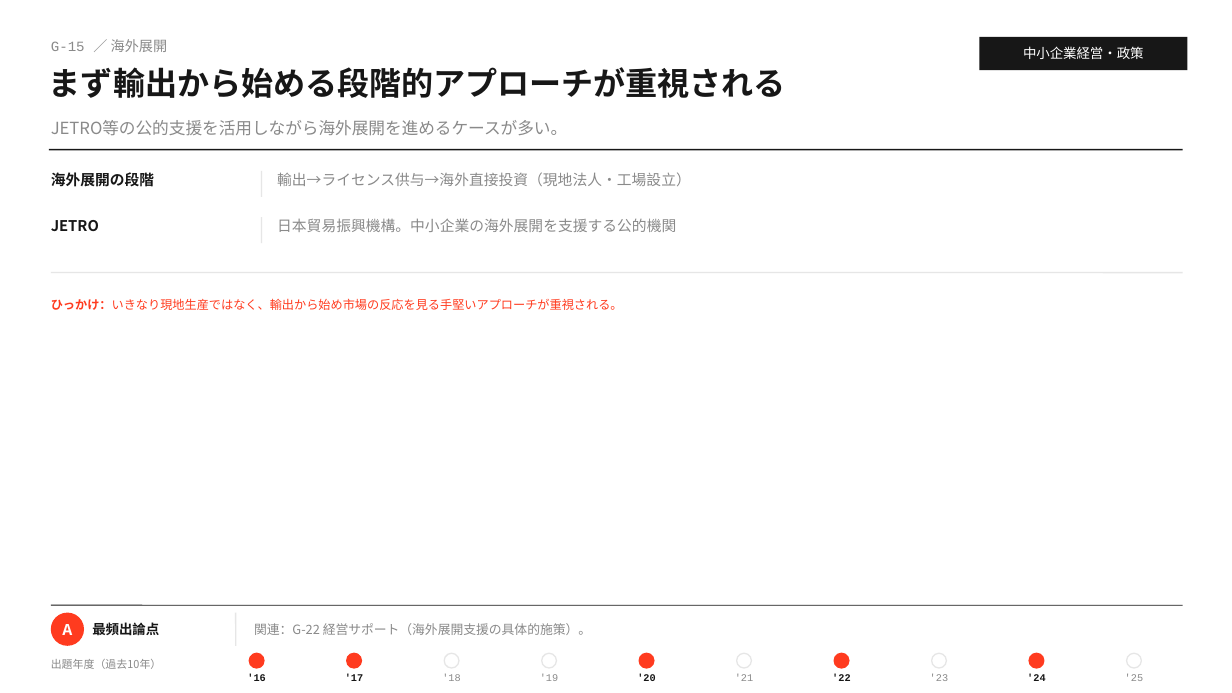
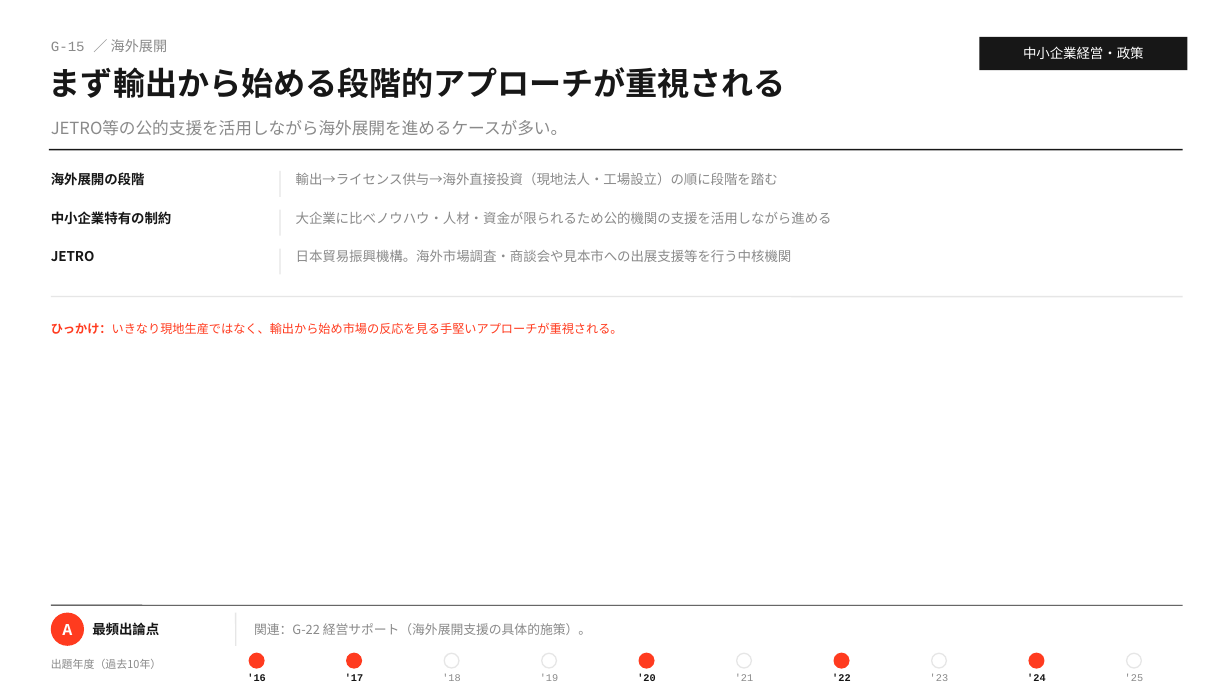
Before and after one commit to MasatoshiSano/SMEC, a slide deck: slide 23 of slides/1st_stage/G_sme_management_policy.pptx. Drawn at 1232x693 pixels with LibreOffice and Linux fonts; fonts in the diff are those of the drawing. Boxes give left, top, right and bottom in pixels: in the first picture for what was removed or moved away, otherwise in the second. Text is boxed around its words. In the diff, an @@ line names an element or a change of style, - is before the commit and + after.

```diff
--- a/slides/1st_stage/G_sme_management_policy.pptx
+++ b/slides/1st_stage/G_sme_management_policy.pptx
@@ text "海外展開の段階" at <box>51,172,145,185</box>: size 11.5 to 10.5 pt @@
@@ line moved from (262, 171) - (262, 197) to (280, 171) - (280, 197) @@
@@ text at <box>296,173,778,185</box>: text changed; size 11.5 to 10.5 pt @@
-輸出→ライセンス供与→海外直接投資（現地法人・工場設立）
+輸出→ライセンス供与→海外直接投資（現地法人・工場設立）の順に段階を踏む
@@ text added at <box>51,211,172,225</box>, 10.5 pt, text #171717, bold @@
+中小企業特有の制約
@@ line moved from (262, 217) - (262, 243) to (280, 210) - (280, 236) @@
@@ text added at <box>296,212,832,224</box>, 10.5 pt, text #8A8A8A @@
+大企業に比べノウハウ・人材・資金が限られるため公的機関の支援を活用しながら進める
@@ text "JETRO" at <box>51,251,95,261</box>: size 11.5 to 10.5 pt @@
@@ text "JETRO": place and size @@
-text "JETRO" at <box>51,220,99,231</box>
+text "JETRO" at <box>51,251,95,261</box>
@@ line added from (280, 249) to (280, 274), #E6E6E6 1 pt @@
@@ text at <box>296,250,792,262</box>: text changed; size 11.5 to 10.5 pt @@
-日本貿易振興機構。中小企業の海外展開を支援する公的機関
+日本貿易振興機構。海外市場調査・商談会や見本市への出展支援等を行う中核機関
@@ line moved from (51, 273) - (1183, 273) to (51, 297) - (1183, 297) @@
@@ text "ひっかけ：いきなり現地生産ではなく、輸出から始め市場の反応を見る手堅いアプローチが重視される。": place and size @@
-text "ひっかけ：いきなり現地生産ではなく、輸出から始め市場の反応を見る手堅いアプローチが重視される。" at <box>51,298,623,310</box>
+text "ひっかけ：いきなり現地生産ではなく、輸出から始め市場の反応を見る手堅いアプローチが重視される。" at <box>51,322,623,334</box>
```
Also in this commit, not shown: 11 other slides changed, 18 slides added, 2 other files.
